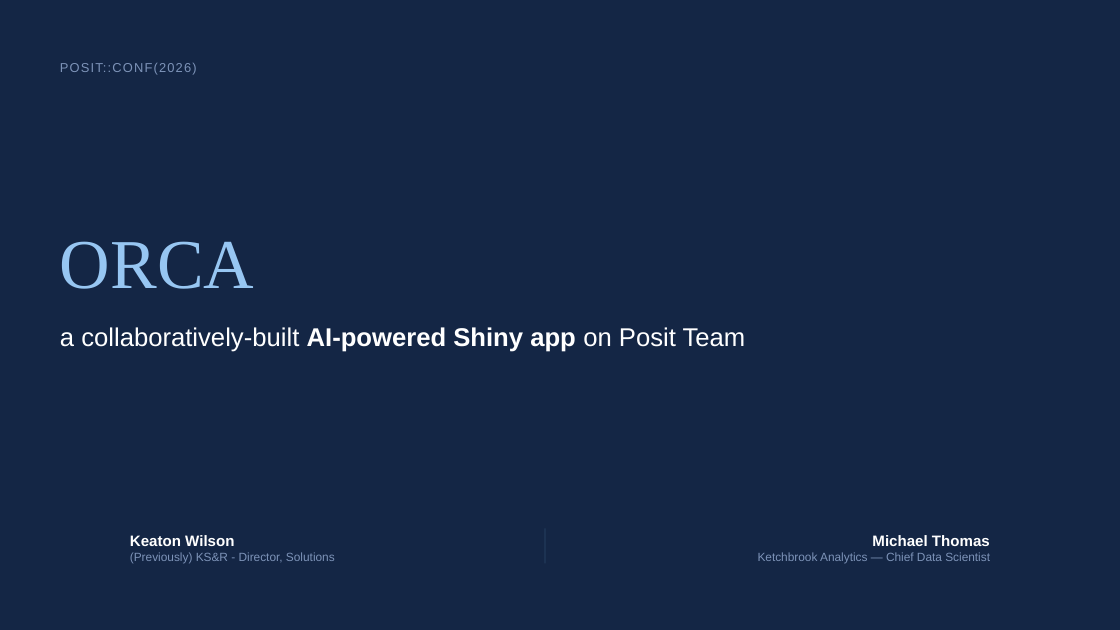
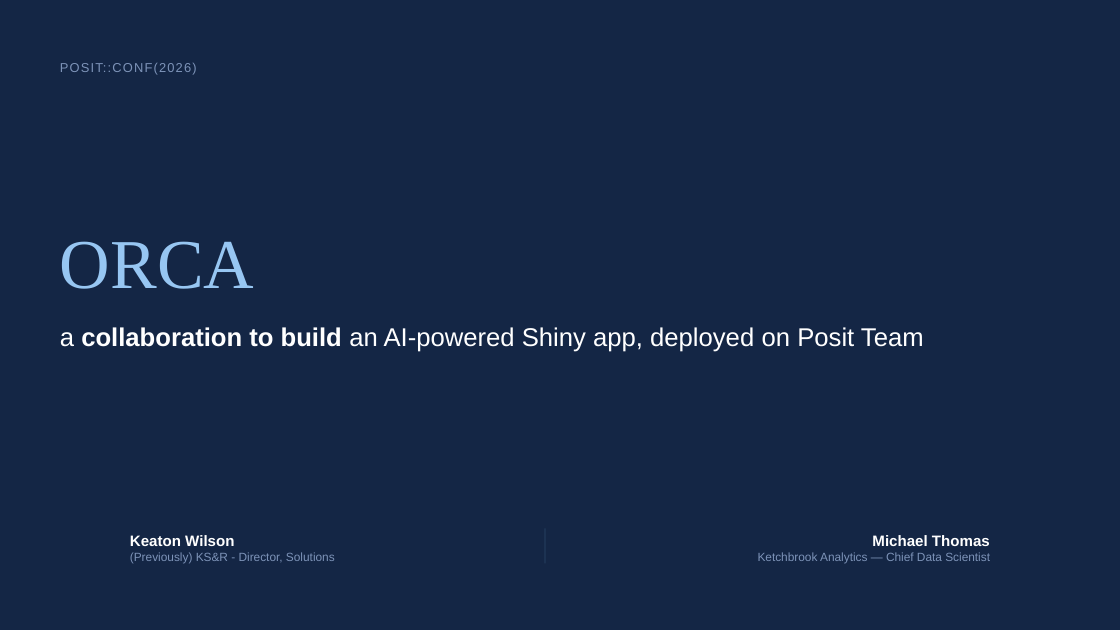
Before and after one commit to ketchbrookanalytics/orca-app-presentation, a slide deck: slide 1 of ORCA__AI-powered_survey_coding.pptx. Drawn at 1120x630 pixels with LibreOffice and Linux fonts; fonts in the diff are those of the drawing. Boxes give left, top, right and bottom in pixels: in the first picture for what was removed or moved away, otherwise in the second. Text is boxed around its words. In the diff, an @@ line names an element or a change of style, - is before the commit and + after.

Commit message:
Update PPTX slides

```diff
--- a/ORCA__AI-powered_survey_coding.pptx
+++ b/ORCA__AI-powered_survey_coding.pptx
@@ text at (60,327,924,352): text changed @@
-a collaboratively-built AI-powered Shiny app on Posit Team
+a collaboration to build an AI-powered Shiny app, deployed on Posit Team
```
Also in this commit, not shown: 3 other slides changed.
